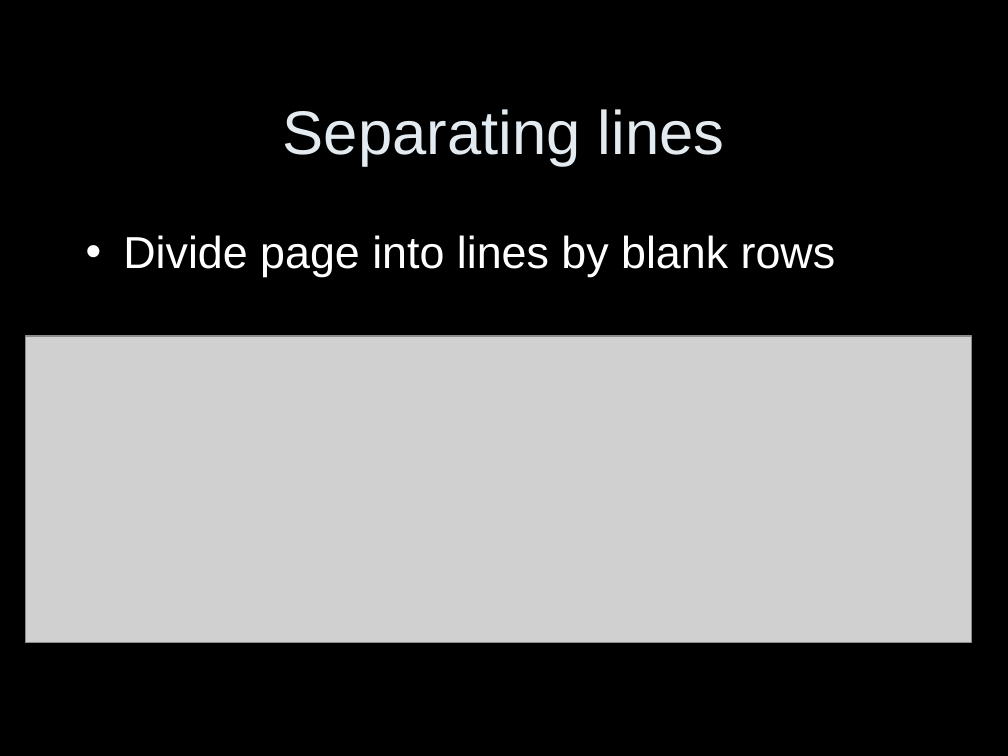
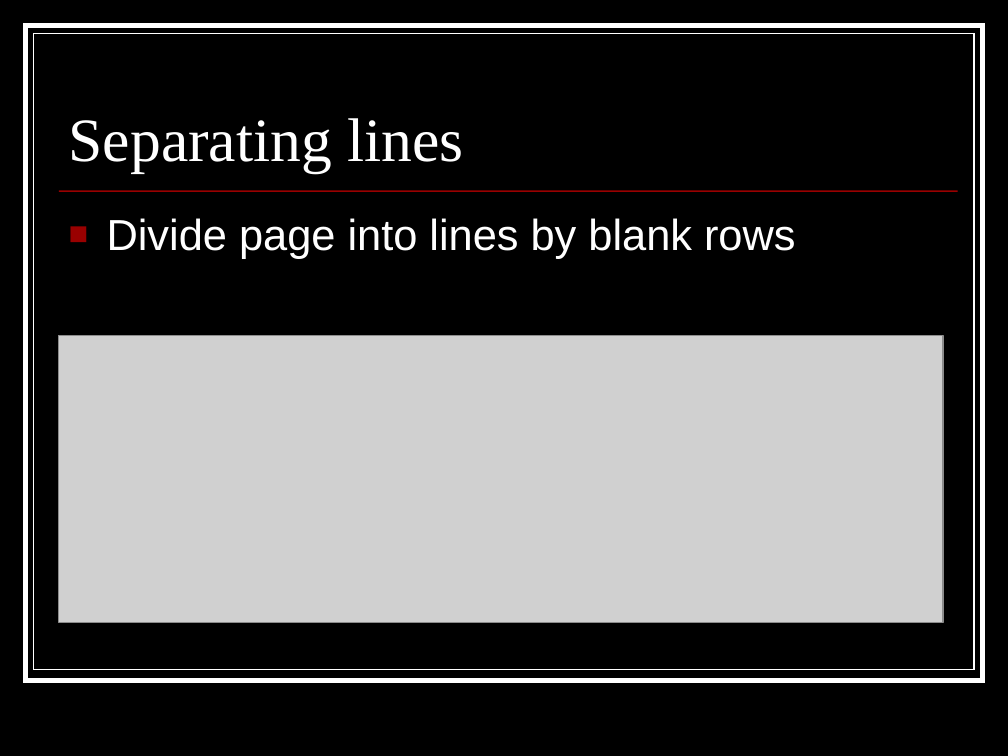
Before and after one commit to coyotebush/OCR, a slide deck: slide 3 of presentation/OCR.ppt. Drawn at 1008x756 pixels with LibreOffice and Linux fonts; fonts in the diff are those of the drawing; grey boxes stand for pictures. Boxes give left, top, right and bottom in pixels: in the first picture for what was removed or moved away, otherwise in the second. Text is boxed around its words. In the diff, an @@ line names an element or a change of style, - is before the commit and + after.

```diff
--- a/presentation/OCR.ppt
+++ b/presentation/OCR.ppt
@@ rectangle added at [25,25,983,680], fill #000000, outline #FFFFFF 3.49 pt @@
@@ rectangle added at [34,34,975,670], fill #000000, outline #FFFFFF 0.74 pt @@
@@ title "Separating lines": place and size @@
-title "Separating lines" at [283,109,725,166]
+title "Separating lines" at [69,118,463,172]
@@ title "Separating lines" at [69,118,463,172]: font Arial to Times New Roman, text colour #E3EBF1 to #FFFFFF; alignment centre to left; line spacing 1 to 0.8; vertical alignment middle to bottom @@
@@ text "Divide page into lines by ...": place and size @@
-text "Divide page into lines by ..." at [123,235,836,277]
+text "Divide page into lines by ..." at [107,218,796,258]
@@ text "Divide page into lines by ..." at [107,218,796,258]: size 32 to 31 pt; bullet • to ■; bullet colour #FFFFFF to #990000 @@
@@ line added from (58, 192) to (958, 192), #990000 0.99 pt @@
@@ picture: place and size @@
-picture at [25,336,972,642]
+picture at [58,336,942,622]
```
Also in this commit, not shown: 6 other slides changed, 1 slide added, 1 slide removed.
